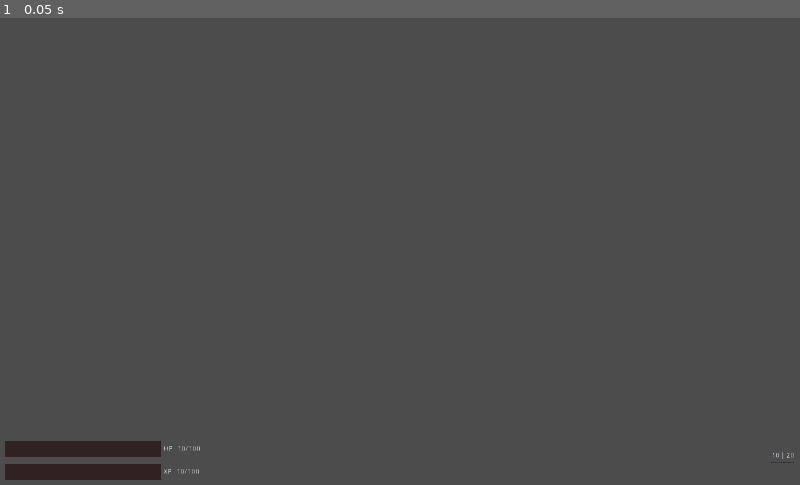
Above: before the commit, frame 1.
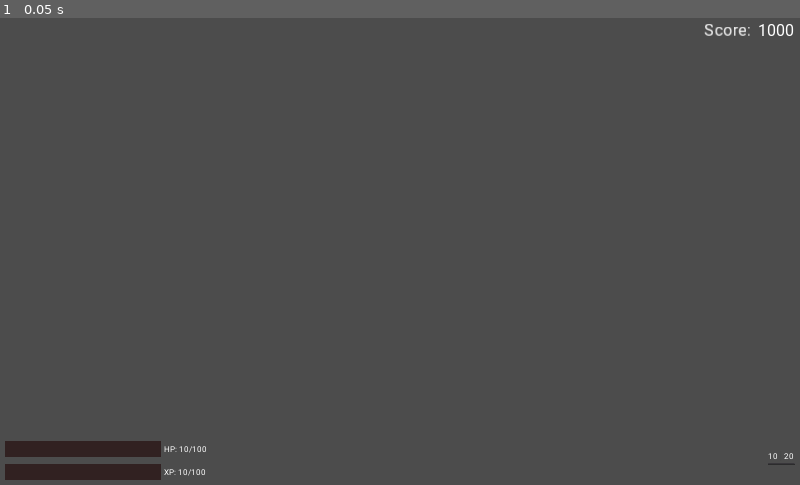
Above: after the commit, the same moment.

Repository: hepfnepf/Blutfest
Game: Godot game, scene res://Scenes/UI/GUI.tscn
Two runs of this game, one before a commit and one after it. Both use one fixed random seed, a clock stepped at 60 frames per second and the inputs below. This scene is started directly instead of the project's main scene.
Inputs:
- Up to frame 1 (0.05 s): no input

The runs differ from the first frame. In frame 1, 0.2% of the frame differs, in the area x 20-100%, y 1-99%.

Commit message:
Changed font in GUI and added a score label in the upper right corner.

Diff:
--- a/Scenes/Game.tscn
+++ b/Scenes/Game.tscn
@@ -48,7 +48,7 @@
 shape = SubResource( 2 )
 
 [node name="Player" parent="." instance=ExtResource( 1 )]
-position = Vector2( 1052, -4 )
+position = Vector2( -884, -8 )
 move_speed = 400
 health = 100
 
--- a/Scenes/Player.gd
+++ b/Scenes/Player.gd
@@ -70,6 +70,7 @@
 	if !alive:
 			return
 	score=new_score
+	emit_signal("score_changed",new_score)
 
 func die():
 	emit_signal("dead")
@@ -123,4 +124,4 @@
 	if !alive:
 		return
 	elapsed_time += 1
-	print(elapsed_time)
+	emit_signal("time_changed",elapsed_time)
--- a/Scenes/UI/Ammo.tscn
+++ b/Scenes/UI/Ammo.tscn
@@ -1,6 +1,10 @@
-[gd_scene load_steps=3 format=2]
+[gd_scene load_steps=5 format=2]
 
 [ext_resource path="res://Scenes/UI/Ammo.gd" type="Script" id=1]
+[ext_resource path="res://Fonts/Roboto-Regular.ttf" type="DynamicFontData" id=2]
+
+[sub_resource type="DynamicFont" id=2]
+font_data = ExtResource( 2 )
 
 [sub_resource type="StyleBoxFlat" id=1]
 bg_color = Color( 0.835294, 0.886275, 0.898039, 1 )
@@ -20,34 +24,36 @@
 }
 
 [node name="HBoxContainer" type="HBoxContainer" parent="."]
-margin_right = 45.0
-margin_bottom = 14.0
+margin_right = 48.0
+margin_bottom = 19.0
 
 [node name="CurrentAmmo" type="Label" parent="HBoxContainer"]
-margin_right = 16.0
-margin_bottom = 14.0
+margin_right = 18.0
+margin_bottom = 19.0
 size_flags_horizontal = 3
+custom_fonts/font = SubResource( 2 )
 text = "10"
 
 [node name="VSeparator" type="VSeparator" parent="HBoxContainer"]
-margin_left = 20.0
-margin_right = 24.0
-margin_bottom = 14.0
+margin_left = 22.0
+margin_right = 26.0
+margin_bottom = 19.0
 
 [node name="MaxAmmo" type="Label" parent="HBoxContainer"]
-margin_left = 28.0
-margin_right = 45.0
-margin_bottom = 14.0
+margin_left = 30.0
+margin_right = 48.0
+margin_bottom = 19.0
 size_flags_horizontal = 3
+custom_fonts/font = SubResource( 2 )
 text = "20"
 __meta__ = {
 "_edit_use_anchors_": false
 }
 
 [node name="ProgressBar" type="ProgressBar" parent="."]
-margin_top = 18.0
-margin_right = 45.0
-margin_bottom = 21.0
+margin_top = 23.0
+margin_right = 48.0
+margin_bottom = 26.0
 rect_min_size = Vector2( 45, 3 )
 mouse_filter = 2
 size_flags_vertical = 4
--- a/Scenes/UI/DeathScreen.tscn
+++ b/Scenes/UI/DeathScreen.tscn
@@ -20,7 +20,7 @@
 [sub_resource type="ShaderMaterial" id=2]
 shader = SubResource( 1 )
 shader_param/color = Color( 0, 0, 0, 1 )
-shader_param/multiplier = -3.0
+shader_param/multiplier = -5.182
 shader_param/softness = 5.0
 
 [node name="DeathScreen" type="CanvasLayer"]
--- a/Scenes/UI/Expbar.gd
+++ b/Scenes/UI/Expbar.gd
@@ -8,8 +8,8 @@
 	prog_bar.value = new_exp
 	#var format_string:String = %s /
 	var max_exp = label.text.split("/")[1]
-	label.text =" %s/%s" % [str(new_exp),max_exp]
+	label.text ="XP: %s/%s" % [str(new_exp),max_exp]
 func set_max_exp(new_max_exp):
 	prog_bar.max_value = new_max_exp
-	var curr_exp = label.text.split("/")[0]
-	label.text =" %s/%s" % [curr_exp,str(new_max_exp)]
+	var curr_exp = label.text.split("/")[0].split(":")[1]
+	label.text ="XP: %s/%s" % [curr_exp,str(new_max_exp)]
--- a/Scenes/UI/Expbar.tscn
+++ b/Scenes/UI/Expbar.tscn
@@ -1,12 +1,16 @@
-[gd_scene load_steps=4 format=2]
+[gd_scene load_steps=6 format=2]
 
 [ext_resource path="res://Scenes/UI/Expbar.gd" type="Script" id=1]
+[ext_resource path="res://Fonts/Roboto-Regular.ttf" type="DynamicFontData" id=2]
+
+[sub_resource type="StyleBoxFlat" id=1]
+bg_color = Color( 0.843137, 0.470588, 0.0313726, 1 )
 
 [sub_resource type="StyleBoxFlat" id=2]
-bg_color = Color( 0.843137, 0.470588, 0.0313726, 1 )
+bg_color = Color( 0.192157, 0.129412, 0.129412, 1 )
 
-[sub_resource type="StyleBoxFlat" id=1]
-bg_color = Color( 0.192157, 0.129412, 0.129412, 1 )
+[sub_resource type="DynamicFont" id=3]
+font_data = ExtResource( 2 )
 
 [node name="ExpWidget" type="HBoxContainer"]
 margin_right = 40.0
@@ -23,16 +27,16 @@
 rect_min_size = Vector2( 300, 30 )
 mouse_filter = 2
 size_flags_vertical = 4
-custom_styles/fg = SubResource( 2 )
-custom_styles/bg = SubResource( 1 )
+custom_styles/fg = SubResource( 1 )
+custom_styles/bg = SubResource( 2 )
 percent_visible = false
 
 [node name="Label" type="Label" parent="."]
 margin_left = 304.0
 margin_top = 5.0
-margin_right = 374.0
+margin_right = 384.0
 margin_bottom = 35.0
 rect_min_size = Vector2( 70, 30 )
+custom_fonts/font = SubResource( 3 )
 text = "XP: 10/100"
-align = 1
 valign = 1
--- a/Scenes/UI/GUI.gd
+++ b/Scenes/UI/GUI.gd
@@ -3,6 +3,7 @@
 onready var health_widget = $MarginContainer/VBoxContainer/HBoxContainer/CenterContainer/VBoxContainer/HealthbarWidget
 onready var exp_widget = $MarginContainer/VBoxContainer/HBoxContainer/CenterContainer/VBoxContainer/ExpbarWidget
 onready var ammo_widget = $MarginContainer/VBoxContainer/HBoxContainer/CenterContainer2/AmmoWidget
+onready var score = $MarginContainer/VBoxContainer/HBoxContainer2/Score
 
 var player:Player
 
@@ -11,8 +12,7 @@
 
 	set_health(player.health)
 	set_max_health(player.max_health)
-	#set_ammo()
-	#set_max_ammo()
+	set_score(player.score)
 	reset_weapon(player.Weapon.current_weapon)
 	set_exp(player.experience)
 	set_max_exp(player.experience_limit)
@@ -22,6 +22,7 @@
 	player.connect("max_health_changed",self,"set_max_health")
 	player.connect("exp_changed",self,"set_exp")
 	player.connect("exp_limit_changed",self,"set_max_exp")
+	player.connect("score_changed",self,"set_score")
 
 func reset_weapon(weapon):
 	set_ammo(weapon.ammo)
@@ -44,3 +45,5 @@
 	exp_widget.set_exp(new_exp)
 func set_max_exp(new_max_exp):
 	exp_widget.set_max_exp(new_max_exp)
+func set_score(new_score):
+	score.text = str(new_score)
--- a/Scenes/UI/GUI.tscn
+++ b/Scenes/UI/GUI.tscn
@@ -1,9 +1,20 @@
-[gd_scene load_steps=5 format=2]
+[gd_scene load_steps=8 format=2]
 
 [ext_resource path="res://Scenes/UI/Healthbar.tscn" type="PackedScene" id=1]
 [ext_resource path="res://Scenes/UI/Expbar.tscn" type="PackedScene" id=2]
 [ext_resource path="res://Scenes/UI/Ammo.tscn" type="PackedScene" id=3]
 [ext_resource path="res://Scenes/UI/GUI.gd" type="Script" id=4]
+[ext_resource path="res://Fonts/Roboto-Regular.ttf" type="DynamicFontData" id=5]
+
+[sub_resource type="DynamicFont" id=1]
+size = 32
+use_filter = true
+extra_spacing_char = 1
+font_data = ExtResource( 5 )
+
+[sub_resource type="DynamicFont" id=2]
+size = 32
+font_data = ExtResource( 5 )
 
 [node name="GUI" type="CanvasLayer"]
 script = ExtResource( 4 )
@@ -26,11 +37,24 @@
 margin_bottom = 880.0
 mouse_filter = 2
 
-[node name="CenterContainer" type="CenterContainer" parent="MarginContainer/VBoxContainer"]
+[node name="HBoxContainer2" type="HBoxContainer" parent="MarginContainer/VBoxContainer"]
+margin_left = 1335.0
 margin_right = 1516.0
-margin_bottom = 450.0
-rect_min_size = Vector2( 0, 450 )
-mouse_filter = 2
+margin_bottom = 38.0
+size_flags_horizontal = 8
+
+[node name="Label" type="Label" parent="MarginContainer/VBoxContainer/HBoxContainer2"]
+margin_right = 105.0
+margin_bottom = 38.0
+custom_fonts/font = SubResource( 1 )
+text = "Score: "
+
+[node name="Score" type="Label" parent="MarginContainer/VBoxContainer/HBoxContainer2"]
+margin_left = 109.0
+margin_right = 181.0
+margin_bottom = 38.0
+custom_fonts/font = SubResource( 2 )
+text = "1000"
 
 [node name="HBoxContainer" type="HBoxContainer" parent="MarginContainer/VBoxContainer"]
 margin_top = 796.0
@@ -40,26 +64,26 @@
 size_flags_vertical = 10
 
 [node name="CenterContainer" type="CenterContainer" parent="MarginContainer/VBoxContainer/HBoxContainer"]
-margin_right = 375.0
+margin_right = 385.0
 margin_bottom = 84.0
 mouse_filter = 2
 
 [node name="VBoxContainer" type="VBoxContainer" parent="MarginContainer/VBoxContainer/HBoxContainer/CenterContainer"]
-margin_right = 375.0
+margin_right = 385.0
 margin_bottom = 84.0
 
 [node name="HealthbarWidget" parent="MarginContainer/VBoxContainer/HBoxContainer/CenterContainer/VBoxContainer" instance=ExtResource( 1 )]
-margin_right = 375.0
+margin_right = 385.0
 margin_bottom = 50.0
 rect_min_size = Vector2( 0, 50 )
 
 [node name="ExpbarWidget" parent="MarginContainer/VBoxContainer/HBoxContainer/CenterContainer/VBoxContainer" instance=ExtResource( 2 )]
 margin_top = 54.0
-margin_right = 375.0
+margin_right = 385.0
 margin_bottom = 84.0
 
 [node name="CenterContainer2" type="CenterContainer" parent="MarginContainer/VBoxContainer/HBoxContainer"]
-margin_left = 1471.0
+margin_left = 1468.0
 margin_right = 1516.0
 margin_bottom = 84.0
 mouse_filter = 2
@@ -71,7 +95,7 @@
 anchor_right = 0.0
 anchor_bottom = 0.0
 margin_left = 0.0
-margin_top = 31.0
-margin_right = 45.0
-margin_bottom = 52.0
+margin_top = 29.0
+margin_right = 48.0
+margin_bottom = 55.0
 alignment = 2
--- a/Scenes/UI/Healthbar.gd
+++ b/Scenes/UI/Healthbar.gd
@@ -9,8 +9,8 @@
 	prog_bar.value = new_health
 	#var format_string:String = %s /
 	var max_health = label.text.split("/")[1]
-	label.text =" %s/%s" % [str(new_health),max_health]
+	label.text ="HP: %s/%s" % [str(new_health),max_health]
 func set_max_health(new_max_health):
 	prog_bar.max_value = new_max_health
-	var curr_health = label.text.split("/")[0]
-	label.text =" %s/%s" % [curr_health,str(new_max_health)]
+	var curr_health = label.text.split("/")[0].split(":")[1]
+	label.text ="HP: %s/%s" % [curr_health,str(new_max_health)]
--- a/Scenes/UI/Healthbar.tscn
+++ b/Scenes/UI/Healthbar.tscn
@@ -1,12 +1,16 @@
-[gd_scene load_steps=4 format=2]
+[gd_scene load_steps=6 format=2]
 
 [ext_resource path="res://Scenes/UI/Healthbar.gd" type="Script" id=1]
+[ext_resource path="res://Fonts/Roboto-Regular.ttf" type="DynamicFontData" id=2]
 
 [sub_resource type="StyleBoxFlat" id=1]
 bg_color = Color( 0.592157, 0.113725, 0.0666667, 1 )
 
 [sub_resource type="StyleBoxFlat" id=2]
 bg_color = Color( 0.192157, 0.129412, 0.129412, 1 )
+
+[sub_resource type="DynamicFont" id=3]
+font_data = ExtResource( 2 )
 
 [node name="HealthWidget" type="HBoxContainer"]
 margin_right = 225.0
@@ -31,9 +35,9 @@
 [node name="Label" type="Label" parent="."]
 margin_left = 304.0
 margin_top = 5.0
-margin_right = 375.0
+margin_right = 385.0
 margin_bottom = 35.0
 rect_min_size = Vector2( 70, 30 )
+custom_fonts/font = SubResource( 3 )
 text = "HP: 10/100"
-align = 1
 valign = 1
